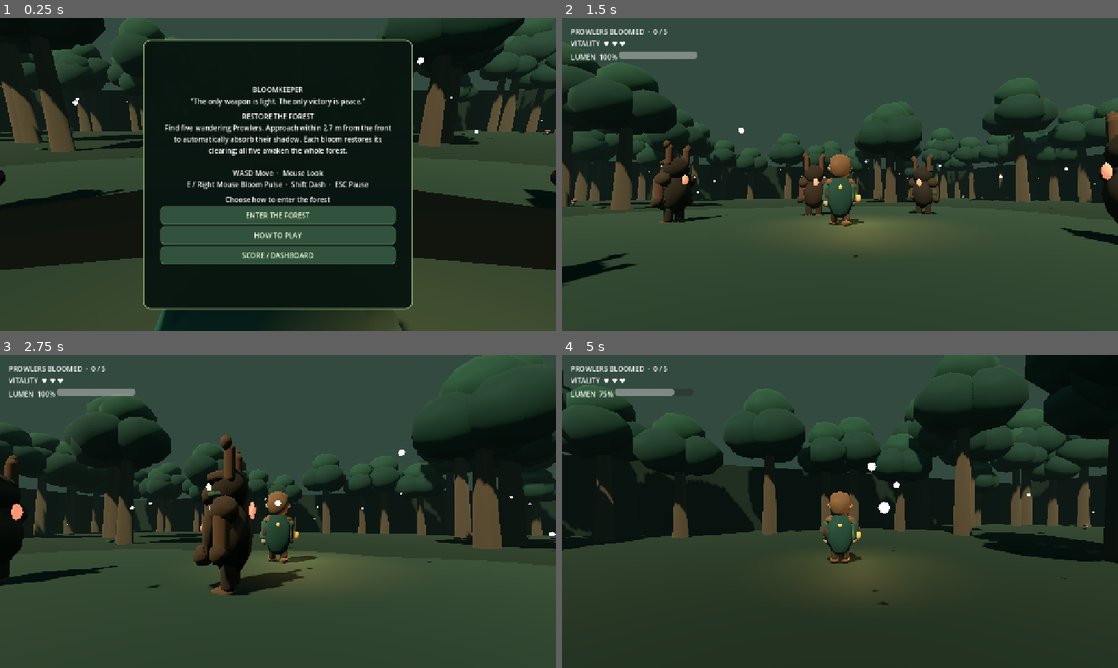
Above: before the commit, frames 1-4 (two rows, left to right).
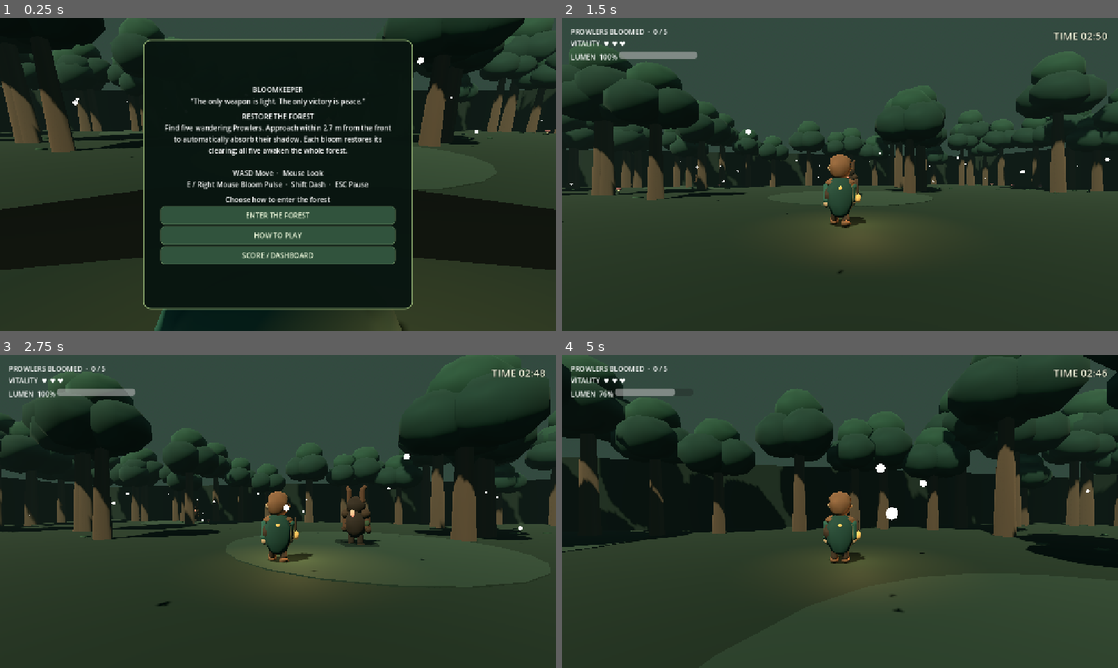
Above: after the commit, the same moments.

Repository: God-of-Bugs/BLOOMKEEPER-
Game: Godot game, scene res://scenes/Main.tscn
Two runs of this game, one before a commit and one after it. Both use one fixed random seed, a clock stepped at 60 frames per second and the inputs below.
Inputs (mouse positions are in pixels of both pictures, inside the frame that each line leads up to):
- Up to frame 1 (0.25 s): no input
- Up to frame 2 (1.5 s): click "ENTER THE FOREST" at 0.5 s; tap Enter at 1.25, 1.35 s; move the mouse to (867, 174) at 1.27 s; hold W (move_forward) from 1.28 s (still down); click (867, 174) at 1.42 s
- Up to frame 3 (2.75 s): keep holding W (move_forward); tap Space at 1.52, 1.55, 1.82, 2.1, 2.27, 2.57 s; move the mouse to (250, 511) at 2.02 s; click (250, 511) at 2.17 s; tap Enter at 2.3 s
- Up to frame 4 (5 s): keep holding W (move_forward); move the mouse to (851, 505) at 2.77 s; hold E (bloom_pulse) 2.78-3.53 s; click (851, 505) at 2.92 s; tap Space at 3.05, 3.77, 4.07, 4.52, 4.55, 4.82 s; move the mouse to (834, 517) at 3.52 s; tap Shift (dash) at 3.6 s; click (834, 517) at 3.67 s; tap Enter at 3.8, 4.35 s; move the mouse to (878, 514) at 4.27 s; click (878, 514) at 4.42 s

The runs differ from the first frame. In frame 1, 0.8% of the frame differs, in the area x 0-100%, y 35-62%; in frame 2, 19%; in frame 3, 20%; in frame 4, 21%, in the area x 0-100%, y 0-82%.

Commit message:
BLOOMKEEPER: final jam release

Diff:
--- a/scripts/forest_arena.gd
+++ b/scripts/forest_arena.gd
@@ -261,4 +261,3 @@
 		_tree_root.add_child(bloom)
 		bloom.position = bloom_position
 		_restoration_blooms.append(bloom)
-	print("The forest canopy warms as the last Prowler blooms; new flowers emerge across the sanctuary.")
--- a/scripts/forest_patch.gd
+++ b/scripts/forest_patch.gd
@@ -48,4 +48,3 @@
 	tween.set_parallel(true)
 	tween.tween_property(_clearing_material, "albedo_color", _restored_material.albedo_color, 1.3)
 	tween.tween_property(_bloom_light, "light_energy", 1.8, 1.3)
-	print("A local ring of forest floor and understory is restored.")
--- a/scripts/game_manager.gd
+++ b/scripts/game_manager.gd
@@ -18,9 +18,17 @@
 @onready var forest: Node = get_node_or_null("../Arena/Forest")
 
 var _last_player_hp: int = 3
+var _rng: RandomNumberGenerator = RandomNumberGenerator.new()
+var _spawned_positions: Array[Vector3] = []
+var _reserved_relocation_positions: Array[Vector3] = []
+const SPAWN_BOUNDARY: float = 27.0
+const MIN_ENEMY_SPACING: float = 8.0
+const MIN_PLAYER_SPAWN_DISTANCE: float = 9.0
 
 
 func _ready() -> void:
+	_rng.randomize()
+	add_to_group("game_manager")
 	process_mode = Node.PROCESS_MODE_ALWAYS
 	_setup_forest_arena.call_deferred()
 
@@ -44,22 +52,18 @@
 	for existing_prowler: Node in get_tree().get_nodes_in_group("prowlers"):
 		existing_prowler.queue_free()
 
-	var spawn_positions: Array[Vector3] = [
-		Vector3(0.0, 0.0, -4.0),
-		Vector3(4.8, 0.0, -3.2),
-		Vector3(4.8, 0.0, 3.2),
-		Vector3(-4.8, 0.0, 3.2),
-		Vector3(-4.8, 0.0, -3.2)
-	]
-	total_creatures = spawn_positions.size()
+	_spawned_positions.clear()
+	var player_position: Vector3 = (player as Node3D).global_position if player else Vector3.ZERO
+	total_creatures = 5
 	pacified_count = 0
 
-	for index: int in range(spawn_positions.size()):
-		var spawn_position: Vector3 = spawn_positions[index]
+	for index: int in range(total_creatures):
+		var spawn_position: Vector3 = _choose_valid_enemy_position(player_position, _spawned_positions)
+		_spawned_positions.append(spawn_position)
 		var prowler_inst: CharacterBody3D = prowler_scene.instantiate() as CharacterBody3D
 		prowler_inst.set("roam_center", spawn_position)
 		prowler_inst.set("roam_radius", 3.0)
-		prowler_inst.set("roam_seed", index + 11)
+		prowler_inst.set("roam_seed", _rng.randi_range(1, 2147483647))
 		prowler_inst.set("absorption_progress", 0.0)
 		main_node.add_child(prowler_inst)
 		prowler_inst.global_position = spawn_position
@@ -68,6 +72,76 @@
 
 	_update_world_transformation(0.0)
 	status_updated.emit(pacified_count, total_creatures)
+
+
+func _choose_valid_enemy_position(player_position: Vector3, other_positions: Array[Vector3]) -> Vector3:
+	for attempt: int in range(100):
+		var candidate: Vector3 = Vector3(
+			_rng.randf_range(-SPAWN_BOUNDARY, SPAWN_BOUNDARY),
+			0.0,
+			_rng.randf_range(-SPAWN_BOUNDARY, SPAWN_BOUNDARY)
+		)
+		if _planar_distance(candidate, player_position) < MIN_PLAYER_SPAWN_DISTANCE:
+			continue
+		var has_clearance: bool = true
+		for other_position: Vector3 in other_positions:
+			if _planar_distance(candidate, other_position) < MIN_ENEMY_SPACING:
+				has_clearance = false
+				break
+		if has_clearance:
+			return candidate
+	for fallback_attempt: int in range(200):
+		var fallback: Vector3 = Vector3(
+			_rng.randf_range(-SPAWN_BOUNDARY, SPAWN_BOUNDARY),
+			0.0,
+			_rng.randf_range(-SPAWN_BOUNDARY, SPAWN_BOUNDARY)
+		)
+		var spacing_ok: bool = _planar_distance(fallback, player_position) >= MIN_PLAYER_SPAWN_DISTANCE
+		for other_position: Vector3 in other_positions:
+			spacing_ok = spacing_ok and _planar_distance(fallback, other_position) >= MIN_ENEMY_SPACING
+		if spacing_ok:
+			return fallback
+	for grid_x: int in range(-6, 7):
+		for grid_z: int in range(-6, 7):
+			var grid_candidate: Vector3 = Vector3(float(grid_x) * 4.0, 0.0, float(grid_z) * 4.0)
+			if _planar_distance(grid_candidate, player_position) < MIN_PLAYER_SPAWN_DISTANCE:
+				continue
+			var grid_clear: bool = true
+			for other_position: Vector3 in other_positions:
+				if _planar_distance(grid_candidate, other_position) < MIN_ENEMY_SPACING:
+					grid_clear = false
+					break
+			if grid_clear:
+				return grid_candidate
+	push_error("No safe enemy spawn position could be found within arena bounds.")
+	return Vector3.ZERO
+
+
+func _planar_distance(first: Vector3, second: Vector3) -> float:
+	var offset: Vector3 = first - second
+	offset.y = 0.0
+	return offset.length()
+
+
+func request_enemy_relocation(enemy: Node3D) -> Vector3:
+	var player_node: Node3D = get_tree().get_first_node_in_group("player") as Node3D
+	var player_position: Vector3 = player_node.global_position if player_node else Vector3.ZERO
+	var occupied_positions: Array[Vector3] = _reserved_relocation_positions.duplicate()
+	for active_node: Node in get_tree().get_nodes_in_group("prowlers"):
+		var active_enemy: Node3D = active_node as Node3D
+		if active_enemy:
+			occupied_positions.append(active_enemy.global_position)
+	occupied_positions.append(enemy.global_position)
+	var destination: Vector3 = _choose_valid_enemy_position(player_position, occupied_positions)
+	_reserved_relocation_positions.append(destination)
+	return destination
+
+
+func release_enemy_relocation(position: Vector3) -> void:
+	for index: int in range(_reserved_relocation_positions.size()):
+		if _reserved_relocation_positions[index].distance_to(position) < 0.01:
+			_reserved_relocation_positions.remove_at(index)
+			return
 
 
 func _on_player_pulse(_origin: Vector3, _radius: float) -> void:
@@ -101,7 +175,6 @@
 
 func _finish_victory_sequence() -> void:
 	await get_tree().create_timer(2.8).timeout
-	print("--- ALL FIVE PROWLERS HAVE BLOOMED: FOREST RESTORED! ---")
 	victory_achieved.emit()
 	get_tree().paused = true
 
@@ -134,7 +207,6 @@
 		audio_mgr.call("play_game_over")
 	game_over_triggered.emit()
 	get_tree().paused = true
-	print("--- GAME OVER! Press R to Restart ---")
 
 
 func _unhandled_input(event: InputEvent) -> void:
--- a/scripts/player.gd
+++ b/scripts/player.gd
@@ -99,8 +99,12 @@
 
 
 func _input(event: InputEvent) -> void:
-	if event is InputEventMouseMotion and Input.mouse_mode == Input.MOUSE_MODE_CAPTURED:
-		_apply_camera_motion(event.relative)
+	if event is InputEventMouseMotion:
+		var mouse_motion: InputEventMouseMotion = event as InputEventMouseMotion
+		var motion_delta: Vector2 = mouse_motion.screen_relative
+		if motion_delta.is_zero_approx():
+			motion_delta = mouse_motion.relative
+		_apply_camera_motion(motion_delta)
 
 
 func _unhandled_input(event: InputEvent) -> void:
--- a/scripts/prowler.gd
+++ b/scripts/prowler.gd
@@ -14,6 +14,7 @@
 @export var roam_radius: float = 5.5
 @export var roam_speed: float = 0.62
 @export var roam_seed: int = 1
+@export_range(1.0, 30.0, 0.5) var relocation_interval: float = 5.0
 
 var absorption_progress: float = 0.0
 var _roam_target: Vector3 = Vector3.ZERO
@@ -27,6 +28,12 @@
 var _rng: RandomNumberGenerator = RandomNumberGenerator.new()
 var _walk_distance: float = 0.0
 var _target_is_set: bool = false
+var _relocation_timer: float = 0.0
+var _corruption_visual: MeshInstance3D = null
+var _relocation_tween: Tween = null
+var _reserved_relocation: Vector3 = Vector3.ZERO
+var _relocation_reserved: bool = false
+var _is_relocating: bool = false
 
 @onready var model: Node3D = $Model
 @onready var patch: Node3D = get_node_or_null("ForestPatch") as Node3D
@@ -44,6 +51,8 @@
 	add_to_group("creatures")
 	add_to_group("prowlers")
 	_rng.seed = int(roam_seed) if roam_seed > 0 else int(Time.get_ticks_usec())
+	_relocation_timer = _rng.randf_range(relocation_interval * 0.65, relocation_interval * 1.35)
+	_create_corruption_visual()
 	if state == State.PACIFIED:
 		remove_from_group("creatures")
 		remove_from_group("prowlers")
@@ -64,8 +73,29 @@
 	return material
 
 
+func _create_corruption_visual() -> void:
+	var corruption_mesh: MeshInstance3D = MeshInstance3D.new()
+	corruption_mesh.name = "CorruptionGroundMark"
+	var ring: TorusMesh = TorusMesh.new()
+	ring.inner_radius = 0.72
+	ring.outer_radius = 1.05
+	ring.rings = 4
+	ring.ring_segments = 20
+	corruption_mesh.mesh = ring
+	corruption_mesh.position.y = 0.035
+	var material: StandardMaterial3D = StandardMaterial3D.new()
+	material.albedo_color = Color(0.055, 0.085, 0.064, 0.5)
+	material.transparency = BaseMaterial3D.TRANSPARENCY_ALPHA
+	material.shading_mode = BaseMaterial3D.SHADING_MODE_UNSHADED
+	corruption_mesh.material_override = material
+	corruption_mesh.cast_shadow = GeometryInstance3D.SHADOW_CASTING_SETTING_OFF
+	add_child(corruption_mesh)
+	_corruption_visual = corruption_mesh
+
+
 func _physics_process(delta: float) -> void:
 	_animation_clock += delta
+	_process_relocation(delta)
 	if not is_on_floor():
 		velocity.y -= get_gravity().length() * delta
 	else:
@@ -87,6 +117,59 @@
 
 	move_and_slide()
 	_animate_roots(delta)
+
+
+func _process_relocation(delta: float) -> void:
+	if state != State.AGGRESSIVE or _being_absorbed or _is_relocating or not is_instance_valid(_corruption_visual):
+		return
+	_relocation_timer = maxf(_relocation_timer - delta, 0.0)
+	if _relocation_timer > 0.0:
+		return
+	var manager: Node = get_tree().get_first_node_in_group("game_manager")
+	if not manager or not manager.has_method("request_enemy_relocation"):
+		return
+	var relocation_position: Variant = manager.call("request_enemy_relocation", self)
+	if relocation_position is Vector3:
+		_reserved_relocation = relocation_position as Vector3
+		_relocation_reserved = true
+		_relocate_to(_reserved_relocation)
+	_relocation_timer = _rng.randf_range(relocation_interval * 0.65, relocation_interval * 1.35)
+
+
+func _relocate_to(new_position: Vector3) -> void:
+	if state != State.AGGRESSIVE or _being_absorbed or _is_relocating or is_equal_approx(global_position.distance_to(new_position), 0.0):
+		return
+	if _relocation_tween and _relocation_tween.is_running():
+		_relocation_tween.kill()
+	_is_relocating = true
+	_corruption_visual.visible = true
+	_corruption_visual.scale = Vector3.ONE
+	_relocation_tween = create_tween()
+	_relocation_tween.set_trans(Tween.TRANS_SINE)
+	_relocation_tween.set_ease(Tween.EASE_IN_OUT)
+	_relocation_tween.tween_property(_corruption_visual, "scale", Vector3(0.05, 0.05, 0.05), 0.22)
+	_relocation_tween.tween_callback(func() -> void:
+		if state != State.AGGRESSIVE or _being_absorbed:
+			return
+		model.visible = false
+		global_position = new_position
+		velocity = Vector3.ZERO
+		roam_center = new_position
+		_choose_roam_target()
+	)
+	_relocation_tween.tween_property(_corruption_visual, "scale", Vector3.ONE, 0.28)
+	_relocation_tween.tween_callback(func() -> void:
+		if state == State.AGGRESSIVE and not _being_absorbed:
+			model.visible = true
+		if is_instance_valid(_corruption_visual):
+			_corruption_visual.visible = true
+		_is_relocating = false
+		if _relocation_reserved:
+			var manager: Node = get_tree().get_first_node_in_group("game_manager")
+			if manager and manager.has_method("release_enemy_relocation"):
+				manager.call("release_enemy_relocation", _reserved_relocation)
+			_relocation_reserved = false
+	)
 
 
 func _process_roaming(delta: float) -> void:
@@ -215,6 +298,15 @@
 		collider.set_deferred("disabled", true)
 	remove_from_group("creatures")
 	remove_from_group("prowlers")
+	if is_instance_valid(_corruption_visual):
+		_corruption_visual.visible = false
+	if _relocation_tween and _relocation_tween.is_running():
+		_relocation_tween.kill()
+	if _relocation_reserved:
+		var relocation_manager: Node = get_tree().get_first_node_in_group("game_manager")
+		if relocation_manager and relocation_manager.has_method("release_enemy_relocation"):
+			relocation_manager.call("release_enemy_relocation", _reserved_relocation)
+		_relocation_reserved = false
 	add_to_group("shrines")
 	add_to_group("pacified_creatures")
 	_bloom_into_flower()
--- a/scripts/ui.gd
+++ b/scripts/ui.gd
@@ -17,6 +17,8 @@
 var is_game_started: bool = false
 var is_paused: bool = false
 var _elapsed_seconds: float = 0.0
+var _countdown_seconds: float = 170.0
+var _countdown_label: Label = null
 var _bloomed_count: int = 0
 var _total_count: int = 5
 var _best_time: float = 0.0
@@ -40,6 +42,19 @@
 	game_over_panel.visible = false
 	title_panel.mouse_filter = Control.MOUSE_FILTER_IGNORE
 	$HUD.visible = false
+	_countdown_label = Label.new()
+	_countdown_label.name = "CountdownLabel"
+	_countdown_label.text = "TIME 02:50"
+	_countdown_label.horizontal_alignment = HORIZONTAL_ALIGNMENT_RIGHT
+	_countdown_label.add_theme_font_size_override("font_size", 24)
+	_countdown_label.add_theme_color_override("font_color", Color("f2f5dc"))
+	_countdown_label.add_theme_color_override("font_outline_color", Color(0.015, 0.035, 0.025, 0.95))
+	_countdown_label.add_theme_constant_override("outline_size", 4)
+	_countdown_label.set_anchors_and_offsets_preset(Control.PRESET_TOP_RIGHT)
+	_countdown_label.position = Vector2(-190.0, 24.0)
+	_countdown_label.size = Vector2(166.0, 40.0)
+	$HUD.add_child(_countdown_label)
+	_countdown_label.visible = false
 	$TitlePanel/MarginContainer/VBoxContainer/ObjectiveLabel.text = "RESTORE THE FOREST\nFind five wandering Prowlers. App …(226 unchanged characters)…
 	$TitlePanel/MarginContainer/VBoxContainer/PromptLabel.text = "Choose how to enter the forest"
 	var objective_label: Label = $TitlePanel/MarginContainer/VBoxContainer/ObjectiveLabel as Label
@@ -78,8 +93,21 @@
 
 
 func _process(delta: float) -> void:
-	if is_game_started and not get_tree().paused:
+	if not is_game_started:
+		return
+	if _game_has_ended():
+		_countdown_label.visible = false
+		return
+	if not get_tree().paused:
 		_elapsed_seconds += delta
+		_countdown_seconds = maxf(_countdown_seconds - delta, 0.0)
+		_countdown_label.text = "TIME %s" % _format_time(ceilf(_countdown_seconds))
+		if _countdown_seconds <= 0.0 and _game_manager and _game_manager.has_method("_on_player_defeated"):
+			_game_manager.call("_on_player_defeated")
+
+
+func _game_has_ended() -> bool:
+	return bool(_game_manager.get("is_victory")) or bool(_game_manager.get("is_game_over")) if _game_manager else false
 
 
 func _build_title_buttons() -> void:
@@ -298,6 +326,9 @@
 	is_game_started = true
 	title_panel.visible = false
 	$HUD.visible = true
+	_countdown_seconds = 170.0
+	_countdown_label.text = "TIME 02:50"
+	_countdown_label.visible = true
 	_page_overlay.visible = false
 	_elapsed_seconds = 0.0
 	get_tree().paused = false
@@ -370,11 +401,13 @@
 
 
 func _on_victory() -> void:
+	_countdown_label.visible = false
 	_save_completed_time()
 	victory_panel.visible = false
 	_show_victory_page()
 
 
 func _on_game_over() -> void:
+	_countdown_label.visible = false
 	game_over_panel.visible = false
 	_show_game_over_page()
Not shown, changed: AI_DISCLOSURE.md
Not shown, changed: README.md
Not shown, changed: docs/ASSET_LICENSES.md
